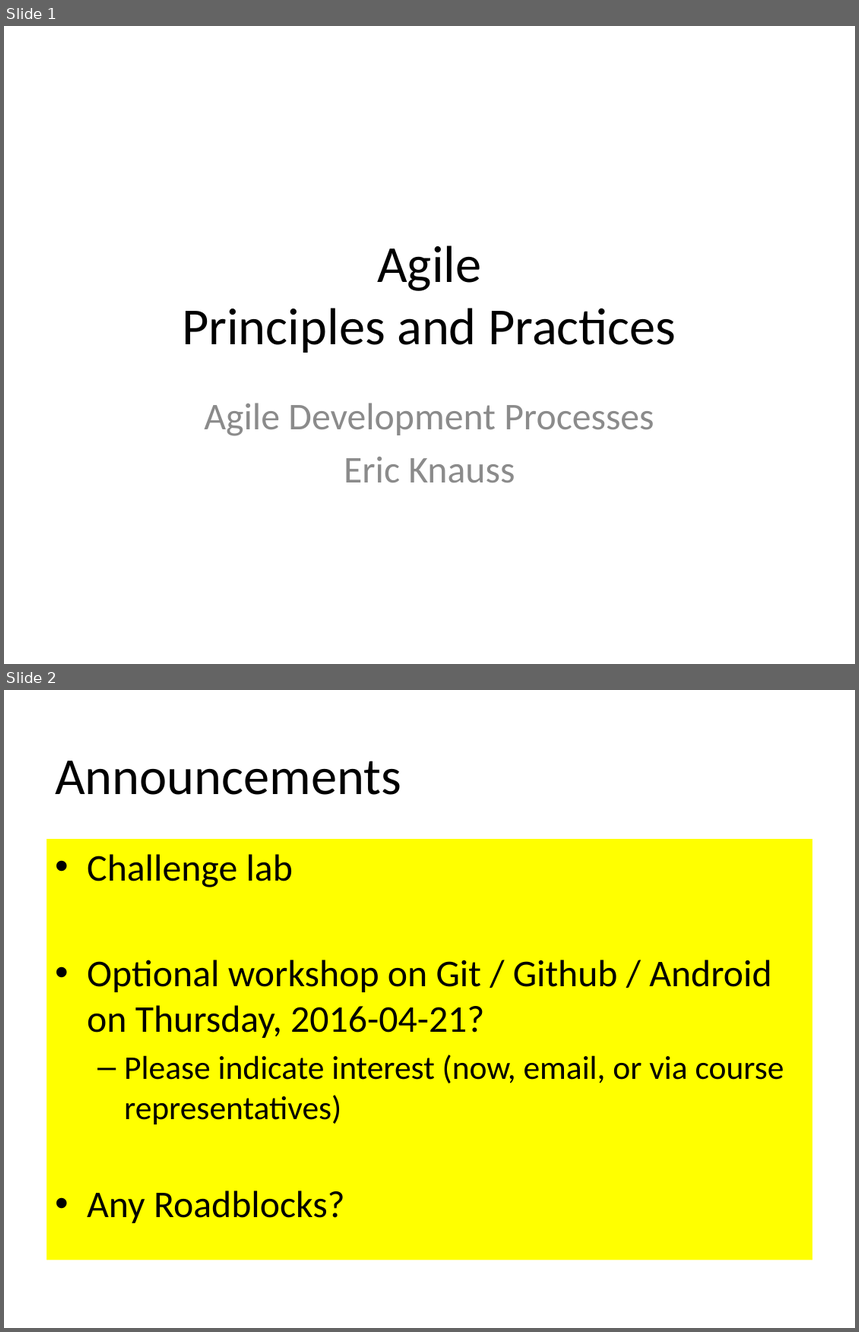
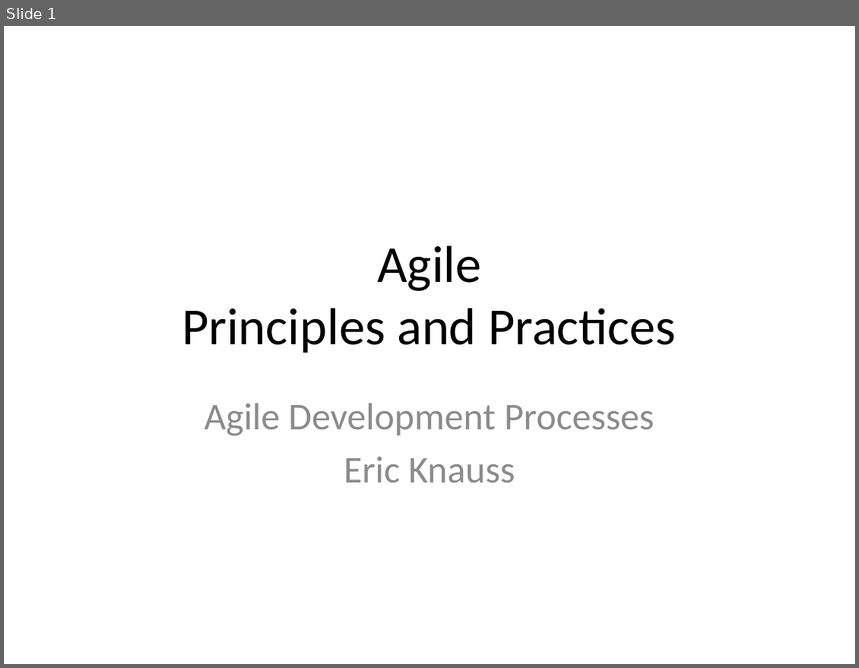
Before and after one commit to oerich/EDA397, a slide deck: Slides/src/2017/agile-dev-processes-4-principles.pptx. Shown one above the other, each under a label of ours: slides 1 and 2 before the commit, slide 1 after it. The pictures are 859x1332 and 859x668 pixels, drawn with LibreOffice and Linux fonts; fonts in the diff are those of the drawing; background and template pictures are left out. Boxes give left, top, right and bottom in pixels: in the first picture for what was removed or moved away, otherwise in the second. Text is boxed around its words. In the diff, an @@ line names an element or a change of style, - is before the commit and + after.

```diff
--- a/Slides/src/2017/agile-dev-processes-4-principles.pptx
+++ b/Slides/src/2017/agile-dev-processes-4-principles.pptx
@@ slide 2 removed at <box>4,690,855,1328</box>, background #FFFFFF @@
@@ title removed at <box>55,761,401,795</box> @@
-Announcements
@@ text removed at <box>47,839,813,1260</box> @@
-• Challenge lab
-• Optional workshop on Git / Github / Android on Thursday, 2016-04-21?
-  – Please indicate interest (now, email, or via course representatives)
-• Any Roadblocks?
```
Also in this commit, not shown: 17 slides changed, 4 slides added.
